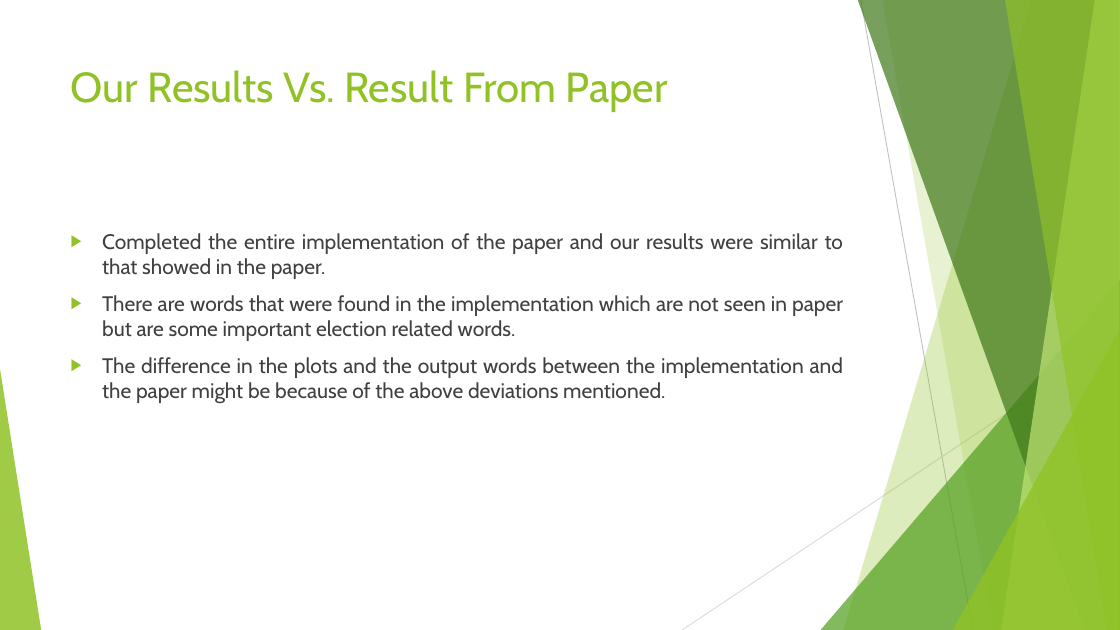
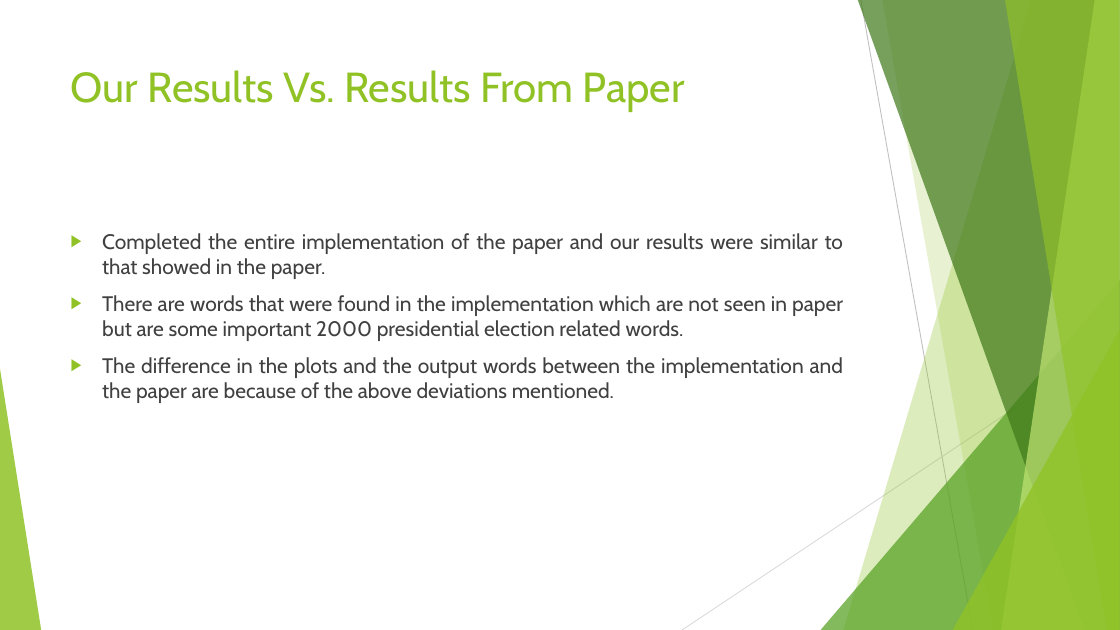
Before and after one commit to hsiddhu2/CourseProject, a slide deck: slide 20 of documentation/Project Presentation.pptx. Drawn at 1120x630 pixels with LibreOffice and Linux fonts; fonts in the diff are those of the drawing. Boxes give left, top, right and bottom in pixels: in the first picture for what was removed or moved away, otherwise in the second. Text is boxed around its words. In the diff, an @@ line names an element or a change of style, - is before the commit and + after.

```diff
--- a/documentation/Project Presentation.pptx
+++ b/documentation/Project Presentation.pptx
@@ title at [71,70,685,112]: text changed @@
-Our Results Vs. Result From Paper
+Our Results Vs. Results From Paper
@@ text at [102,295,843,403]: text changed @@
-▶ There are words that were found in the implementation which are not seen in paper but are some important election related words.
-▶ The difference in the plots and the output words between the implementation and the paper might be because of the above deviations mentioned.
+▶ There are words that were found in the implementation which are not seen in paper but are some important 2000 presidential election related words.
+▶ The difference in the plots and the output words between the implementation and the paper are because of the above deviations mentioned.
```
Also in this commit, not shown: 5 other slides changed.
